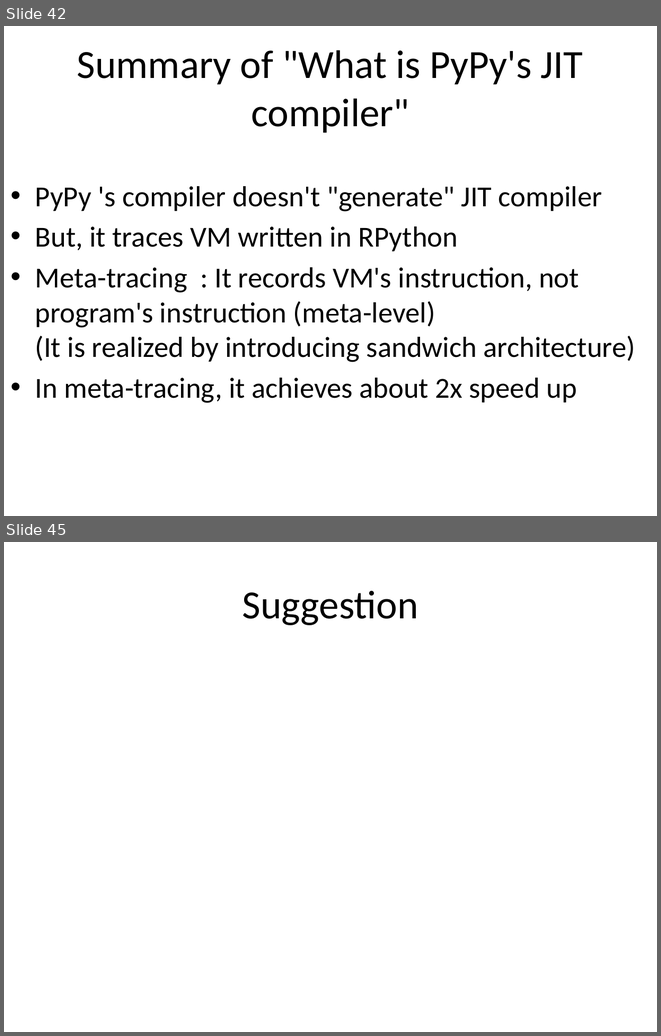
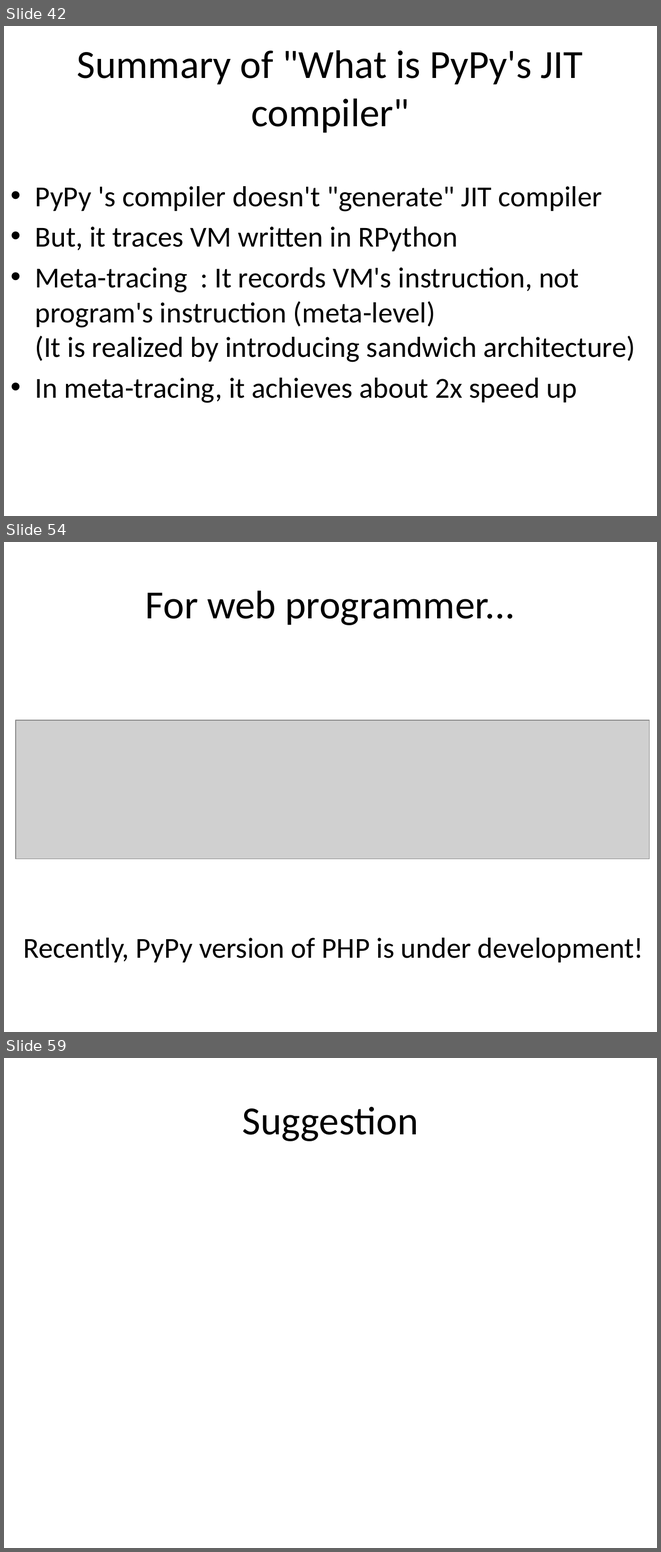
Before and after one commit to ryotaro/pyconjp2012slide, a slide deck: master/Fundamental Technologies Used in PyPy JIT Compiler.pptx. Shown one above the other, each under a label of ours: slides 42 and 45 before the commit, slides 42, 54 and 59 after it; the slides between them are not shown. The pictures are 661x1036 and 661x1552 pixels, drawn with LibreOffice and Linux fonts; fonts in the diff are those of the drawing; grey boxes stand for pictures. Boxes give left, top, right and bottom in pixels: in the first picture for what was removed or moved away, otherwise in the second. Text is boxed around its words. In the diff, an @@ line names an element or a change of style, - is before the commit and + after.

```diff
--- a/master/Fundamental Technologies Used in PyPy JIT Compiler.pptx
+++ b/master/Fundamental Technologies Used in PyPy JIT Compiler.pptx
@@ slide 54 added at <box>4,542,657,1032</box>, background #FFFFFF @@
@@ title added at <box>146,590,515,625</box>, 44 pt, text #000000 @@
+For web programmer...
@@ picture added at <box>16,720,649,859</box> @@
@@ text added at <box>24,937,644,962</box>, 32 pt, text #000000 @@
+Recently, PyPy version of PHP is under development!
@@ what was slide 45 is now slide 59 @@
```
Also in this commit, not shown: 15 other slides added, 2 slides removed.
